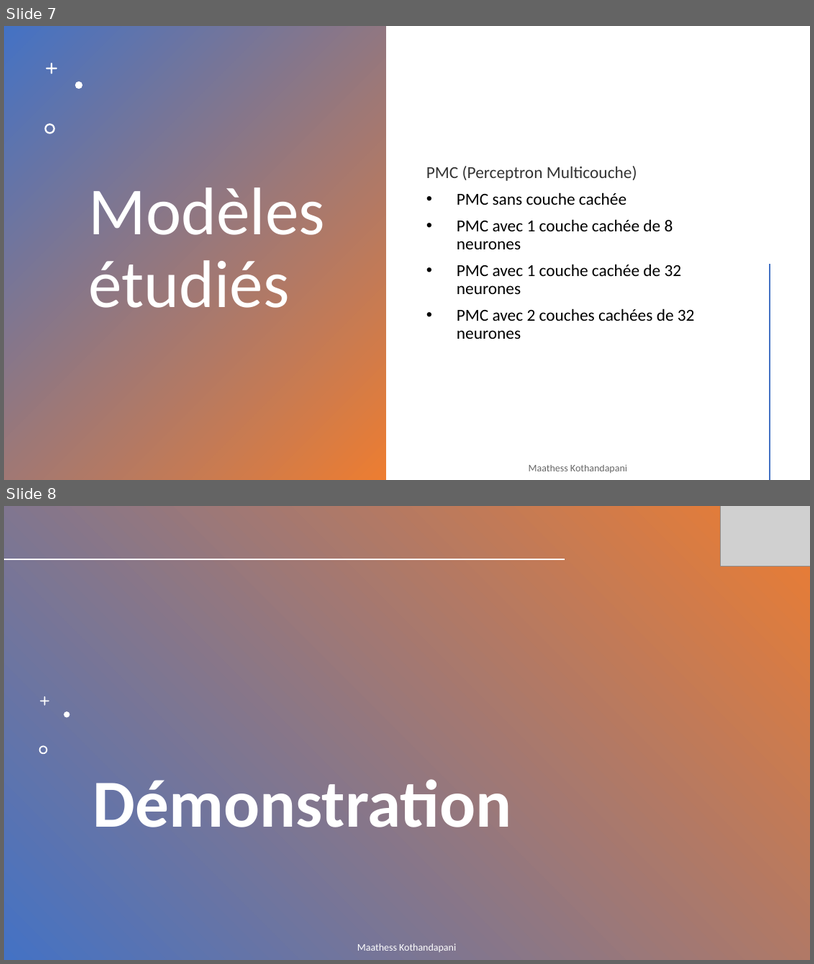
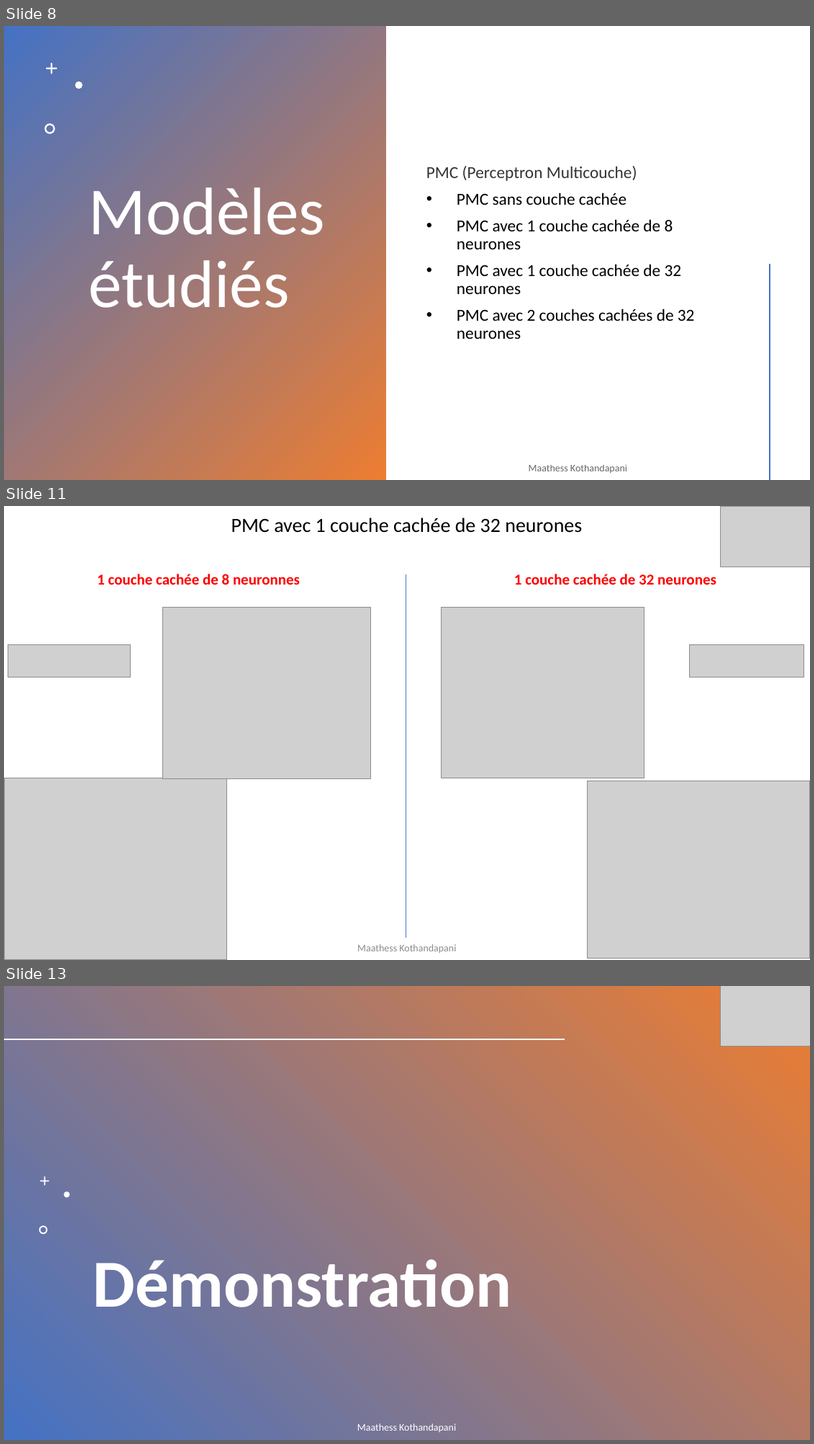
Before and after one commit to Maathess/Projet_annuel_flag, a slide deck: Présentation rattrapage PA.pptx. Shown one above the other, each under a label of ours: slides 7 and 8 before the commit, slides 8, 11 and 13 after it; the slides between them are not shown. The pictures are 814x964 and 814x1444 pixels, drawn with LibreOffice and Linux fonts; fonts in the diff are those of the drawing; grey boxes stand for pictures; background and template pictures are left out; a plain dark background stands for a picture behind light text. Boxes give left, top, right and bottom in pixels: in the first picture for what was removed or moved away, otherwise in the second. Text is boxed around its words. In the diff, an @@ line names an element or a change of style, - is before the commit and + after.

```diff
--- a/Présentation rattrapage PA.pptx
+++ b/Présentation rattrapage PA.pptx
@@ slide 11 added at (x1=4, y1=506, x2=810, y2=960), background #FFFFFF @@
@@ text added at (x1=232, y1=518, x2=582, y2=533), 24 pt, text #000000 @@
+PMC avec 1 couche cachée de 32 neurones
@@ picture added at (x1=721, y1=507, x2=810, y2=567) @@
@@ text added at (x1=97, y1=574, x2=300, y2=584), 18 pt, text #FF0000, bold @@
+1 couche cachée de 8 neuronnes
@@ line added from (406, 574) to (406, 937), #4472C4 0.5 pt @@
@@ text added at (x1=514, y1=574, x2=717, y2=584), 18 pt, text #FF0000, bold @@
+1 couche cachée de 32 neurones
@@ picture added at (x1=163, y1=607, x2=370, y2=779) @@
@@ picture added at (x1=442, y1=607, x2=646, y2=777) @@
@@ picture added at (x1=8, y1=644, x2=131, y2=677) @@
@@ picture added at (x1=690, y1=644, x2=805, y2=677) @@
@@ picture added at (x1=4, y1=778, x2=227, y2=960) @@
@@ picture added at (x1=587, y1=780, x2=810, y2=958) @@
@@ text added at (x1=358, y1=944, x2=456, y2=952), 12 pt, text #8C8C8C @@
+Maathess Kothandapani
@@ what was slide 7 is now slide 8 @@
@@ what was slide 8 is now slide 13 @@
```
Also in this commit, not shown: 7 slides changed, 5 other slides added, 1 slide removed, 29 other files.
